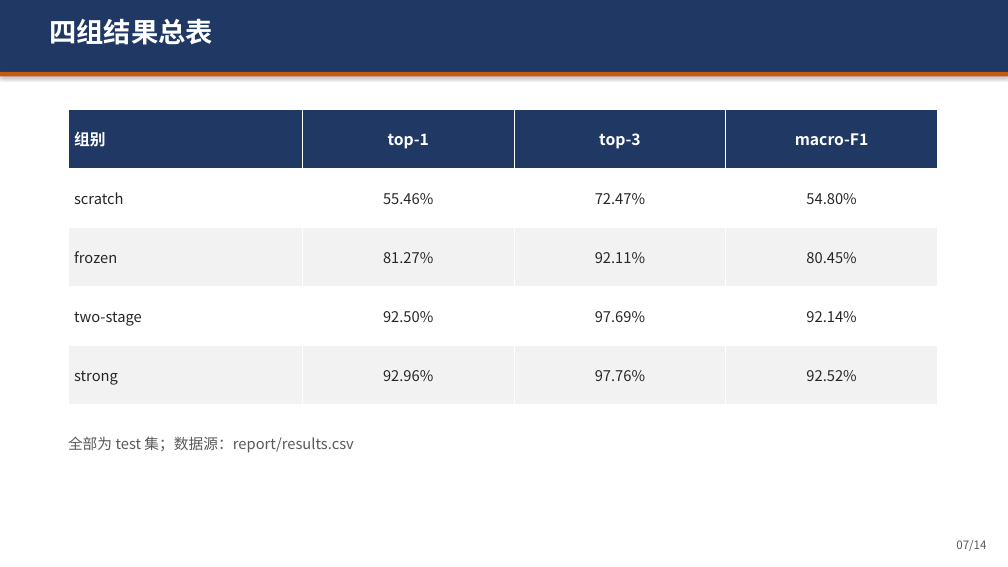
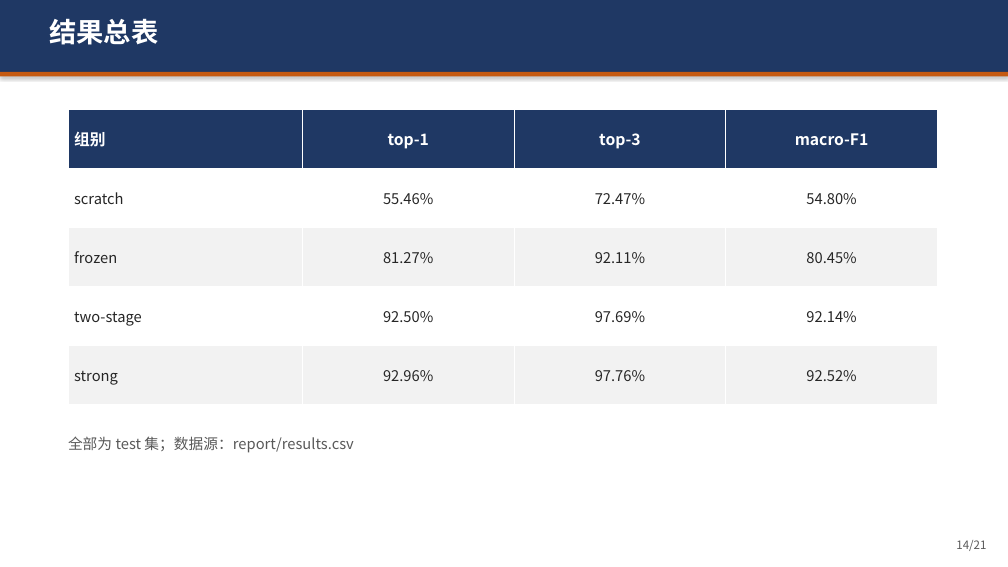
Before and after one commit to FeiSaMa/flower, a slide deck: slide 14 of report/slides.pptx (slide 7 before the commit). Drawn at 1008x567 pixels with LibreOffice and Linux fonts; fonts in the diff are those of the drawing. Boxes give left, top, right and bottom in pixels: in the first picture for what was removed or moved away, otherwise in the second. Text is boxed around its words. In the diff, an @@ line names an element or a change of style, - is before the commit and + after.

```diff
--- a/report/slides.pptx
+++ b/report/slides.pptx
@@ text at [49, 18, 158, 45]: text changed @@
-四组结果总表
+结果总表
@@ text at [956, 540, 986, 551]: text changed @@
-07/14
+14/21
```
Also in this commit, not shown: 12 other slides changed, 7 slides added, 12 other files.
